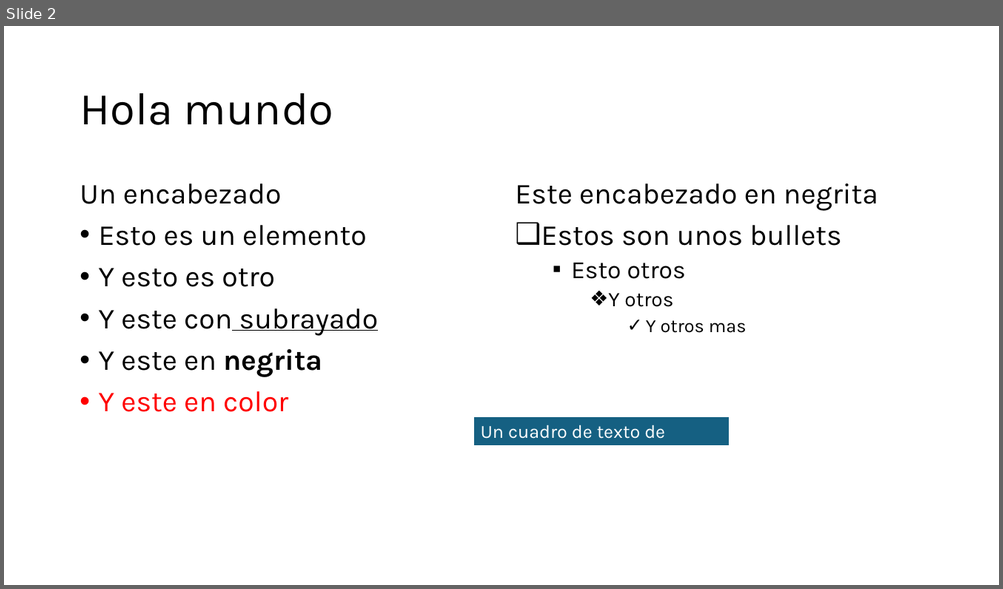
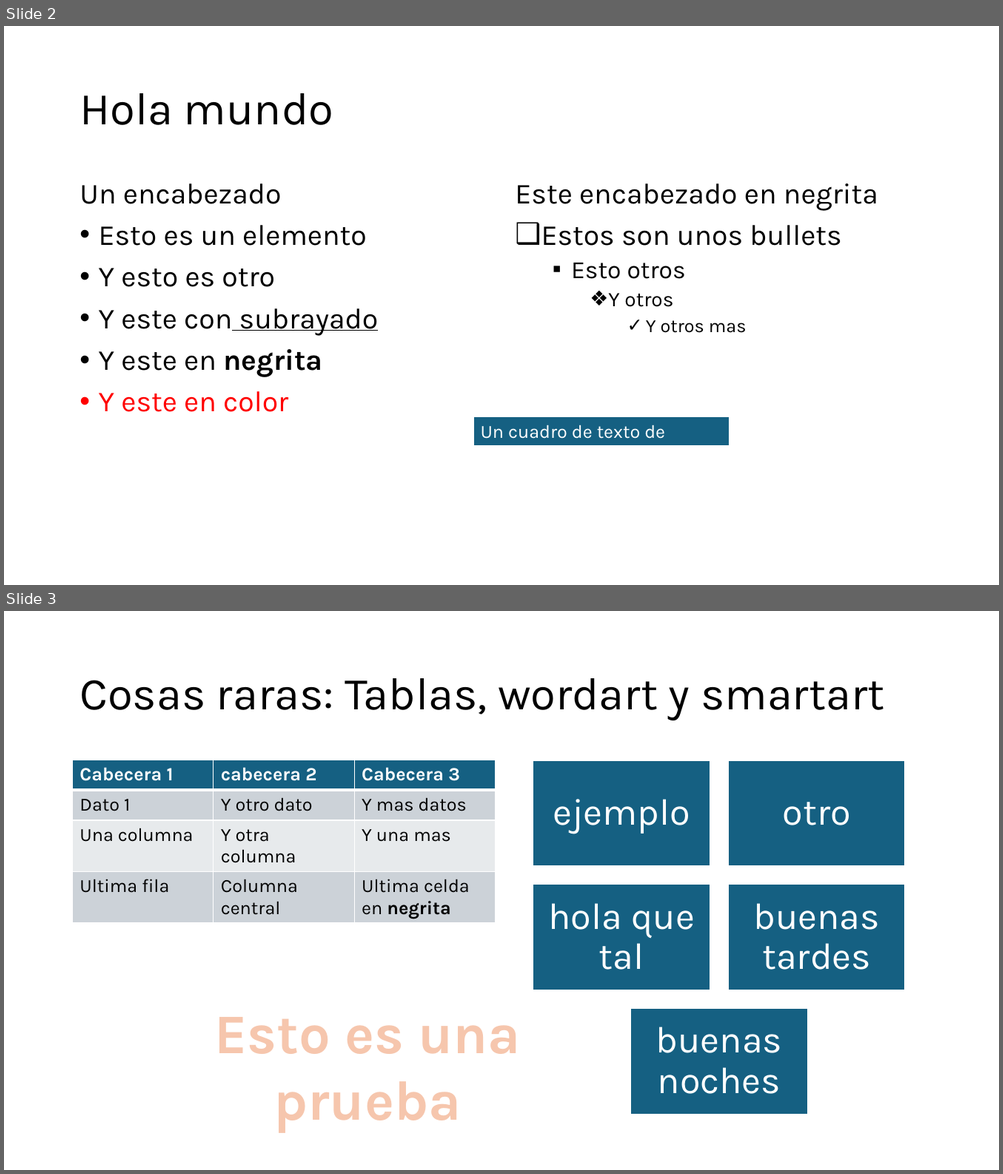
Before and after one commit to Oneirag/ong_ppt_translator, a slide deck: src/Ejemplo.pptx. Shown one above the other, each under a label of ours: slide 2 before the commit, slides 2 and 3 after it. The pictures are 1003x589 and 1003x1174 pixels, drawn with LibreOffice and Linux fonts; fonts in the diff are those of the drawing. Boxes give left, top, right and bottom in pixels: in the first picture for what was removed or moved away, otherwise in the second. Text is boxed around its words. In the diff, an @@ line names an element or a change of style, - is before the commit and + after.

Commit message:
Change sample ppt and update scripts

```diff
--- a/src/Ejemplo.pptx
+++ b/src/Ejemplo.pptx
@@ slide 3 added at (x1=4, y1=611, x2=999, y2=1170), background #FFFFFF @@
@@ title added at (x1=79, y1=678, x2=884, y2=721), 44 pt, text #000000 @@
+Cosas raras: Tablas, wordart y smartart
@@ table added at (x1=73, y1=760, x2=495, y2=922), 4 rows, 3 columns @@
+Cabecera 1 | cabecera 2 | Cabecera 3
+Dato 1 | Y otro dato | Y mas datos
+Una columna | Y otra columna | Y una mas
+Ultima fila | Columna central | Ultima celda en negrita
@@ text added at (x1=214, y1=1017, x2=521, y2=1133), 54 pt, text #F6C6AD, bold @@
+Esto es una prueba
@@ group added at (x1=533, y1=760, x2=905, y2=1116): 5 rectangles, 5 texts @@
+ejemplo
+otro
+hola que tal
+buenas tardes
+buenas noches
```
Also in this commit, not shown: 2 other files.
